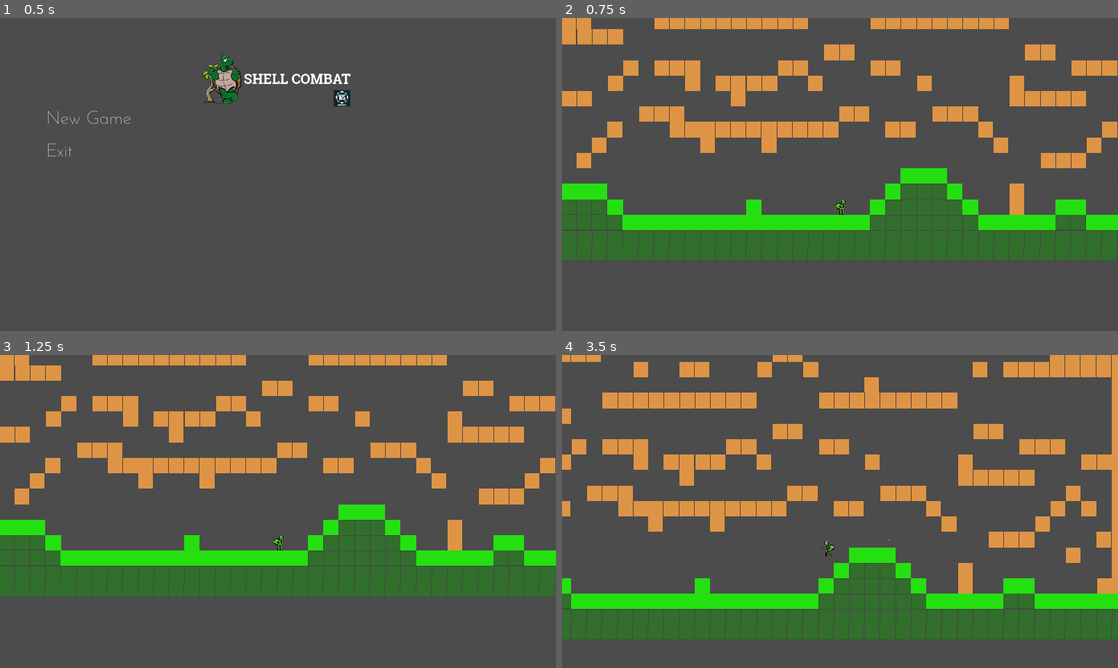
Above: before the commit, frames 1-4 (two rows, left to right).
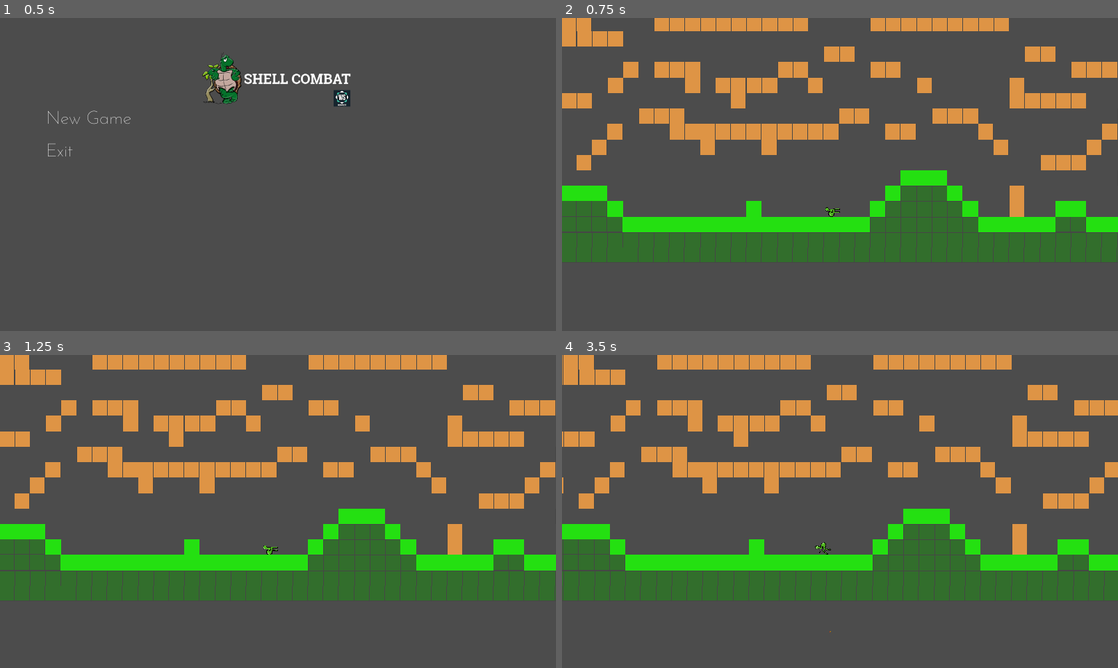
Above: after the commit, the same moments.

Repository: llister15/SCDM
Game: Godot game, scene res://Scenes/Menu/Main Menu.tscn
The game is run twice, just before and just after one commit, with the same random seed, the same clock (stepped at 60 frames per second) and the same inputs.
Inputs (mouse positions are in pixels of both pictures, inside the frame that each line leads up to):
- Up to frame 1 (0.5 s): no input
- Up to frame 2 (0.75 s): click "New Game" at 0.5 s
- Up to frame 3 (1.25 s): no input
- Up to frame 4 (3.5 s): tap Enter at 1.25 s; move the mouse to (962, 495) at 1.27 s; hold Right (ui_right) 1.28-2.78 s; click (962, 495) at 1.35 s; tap Space (jump) at 1.52, 2.27 s; move the mouse to (728, 527) at 2.02 s; right-click (728, 527) at 2.1 s; move the mouse to (895, 442) at 2.77 s; hold Left (ui_left) from 2.78 s (still down); click (895, 442) at 2.85 s

Frame 1 is identical in both runs. In frame 2, 5.0% of the frame differs, in the area x 0-100%, y 3-78%; in frame 3, 10%; in frame 4, 48%, in the area x 0-100%, y 0-91%.

Commit message:
script changes

Diff:
--- a/Scenes/Assets/9mm.tscn
+++ b/Scenes/Assets/9mm.tscn
@@ -6,7 +6,7 @@
 [sub_resource type="RectangleShape2D" id=1]
 extents = Vector2( 1.99537, 1.24504 )
 
-[node name="9mm" type="Area2D"]
+[node name="9mm" type="RigidBody2D"]
 collision_layer = 4
 script = ExtResource( 2 )
 
--- a/Scripts/9mm.gd
+++ b/Scripts/9mm.gd
@@ -1,18 +1,16 @@
-extends Area2D
+extends RigidBody2D
 
 export(float) var Speed = 1500
 export(float) var Damage = 25
 
-var direction = 0
+var cur_velo: Vector2 = Vector2.ZERO
+var new_velo: Vector2 = Vector2.ZERO
 
 func _ready():
 	set_as_toplevel(true)
 
-func _process(delta):
-	position.x += direction * Speed * delta
-
-
-
+func _physics_process(delta):
+	pass
 
 func _on_VisibilityNotifier2D_screen_exited():
 	queue_free()
--- a/Scripts/player.gd
+++ b/Scripts/player.gd
@@ -18,6 +18,9 @@
 
 func _ready():
 	state_machine = $AnimationTree.get("parameters/playback")
+
+func _process(delta):
+	look_at(get_global_mouse_position())
 
 func _physics_process(delta):
 	movement()
